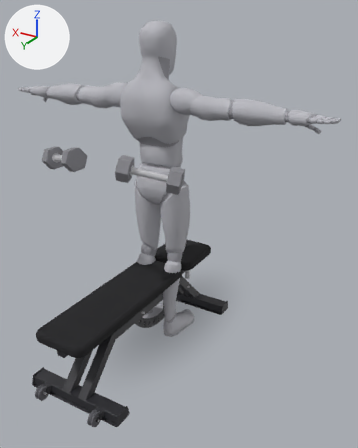
Two versions of the glTF model app/src/main/assets/mannequins/db_incline_press_0.glb, one commit apart.
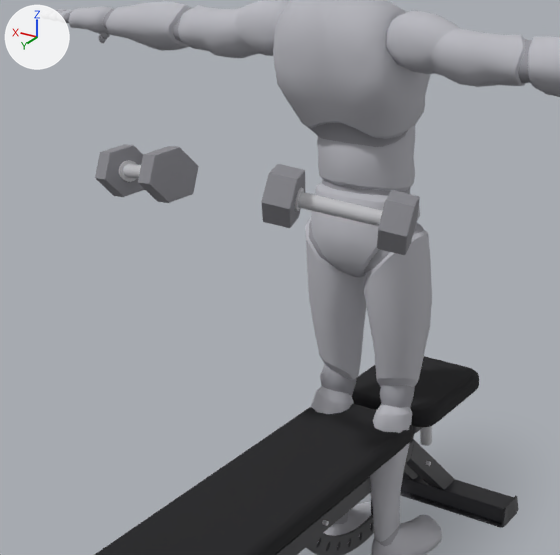
Each version is shown whole from a 50 mm lens placed at (-1.481, 2.263, 1.874), pointed at (-0.113, -0.016, 0.734), then close up on the part from 0% to 69% of the width and 18% to 73% of the height. The lights are fixed; the arrows at upper left show +X, +Y and +Z. The older version's two pictures come first. Where no turn or scale is listed for an object, it has been applied to the vertices.

Script lines for the objects in view, before the commit:
```python
me_mesh_4 = bpy.data.meshes.new('Mesh_4')
me_mesh_4.from_pydata(...)  # 36 vertices, 68 faces; spans x -0.03..0.03, y -0.0606..0.0606, z -0.0525..0.0525
me_mesh_4.materials.append(mat_plate)  # grey #8a8a90
ob_dumbbell_l = bpy.data.objects.new('dumbbell_l', None)
ob_dumbbell_l.parent = ob_dumbbells
ob_dumbbell_l.location = (0.261, 0.483, 1.192)
ob_dumbbell_l.rotation_euler = (-0.909, -0.184, 2.769)  # degrees (-52, -11, 159)
ob_dumbbell_l_4 = bpy.data.objects.new('dumbbell_l_4', me_mesh_4)
ob_dumbbell_l_4.parent = ob_dumbbell_l
ob_dumbbell_l_4.location = (0.118, 0.0, 0.0)
ob_dumbbell_r = bpy.data.objects.new('dumbbell_r', None)
ob_dumbbell_r.parent = ob_dumbbells
ob_dumbbell_r.location = (-0.261, 0.483, 1.192)
ob_dumbbell_r.rotation_euler = (-0.0346, -0.184, 0.372)  # degrees (-2, -11, 21)
# also in view: 'bench_rail_l_0' at (-0.053, -0.23, 0.201); 'body_1' at (0.0, 0.002, 0.882); 'bench_seat_pad' at (0.0, -0.233, 0.421); 'dumbbell_l_2' at (0.369, 0.441, 1.171); 'bench_back_pad' at (0.0, 0.451, 0.428)
```
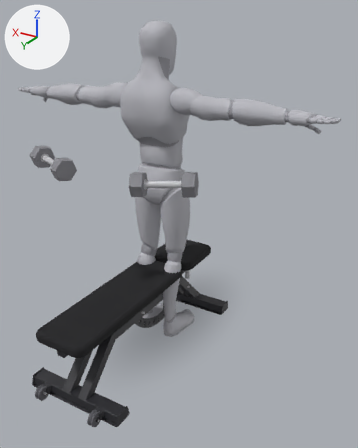
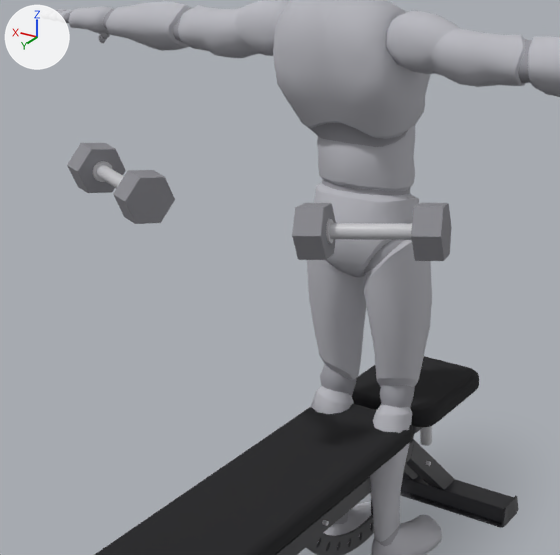
ob_dumbbell_r is not drawn itself; it is the parent of ob_dumbbell_r_0, ob_dumbbell_r_1, ob_dumbbell_r_2, ob_dumbbell_r_3, ob_dumbbell_r_4.
ob_dumbbell_l is not drawn itself; it is the parent of ob_dumbbell_l_0, ob_dumbbell_l_1, ob_dumbbell_l_2, ob_dumbbell_l_3, ob_dumbbell_l_4.

Pixel boxes [x1, y1, x2, y2] of what changed, in the close-ups (560 x 555 px):
'dumbbell_l_4', moved, turned
    before: [138, 146, 199, 203]
    after: [113, 170, 175, 224]
'dumbbell_r_2', moved, turned
    before: [377, 190, 420, 255]
    after: [411, 203, 452, 261]
'dumbbell_r_4', moved, turned
    before: [261, 164, 305, 228]
    after: [292, 203, 336, 260]
'dumbbell_l_2', moved, turned
    before: [95, 144, 145, 197]
    after: [67, 143, 126, 193]
'dumbbell_r_0', moved, turned
    before: [298, 192, 382, 226]
    after: [329, 223, 412, 240]
'dumbbell_l_0', moved, turned
    before: [123, 164, 141, 179]
    after: [97, 165, 124, 188]
'dumbbell_l_1', moved, turned
    before: [119, 160, 137, 182]
    after: [93, 161, 112, 182]
'dumbbell_r_3', moved, turned
    before: [295, 188, 304, 211]
    after: [326, 219, 334, 243]

The change, as a list of edits to the scene's bpy script:
```text
Change ob_dumbbell_r:
    ob_dumbbell_r.location: (-0.261, 0.483, 1.192) -> (-0.337, 0.487, 1.16)
    ob_dumbbell_r.rotation_euler: (-0.0346, -0.184, 0.372) -> (1.211, 0.0605, 0.348)  # degrees (-2, -11, 21) -> degrees (69, 3.5, 20)
Change ob_dumbbell_l:
    ob_dumbbell_l.location: (0.261, 0.483, 1.192) -> (0.337, 0.487, 1.16)
    ob_dumbbell_l.rotation_euler: (-0.909, -0.184, 2.769) -> (-1.211, 0.0605, 2.793)  # degrees (-52, -11, 159) -> degrees (-69, 3.5, 160)
```
